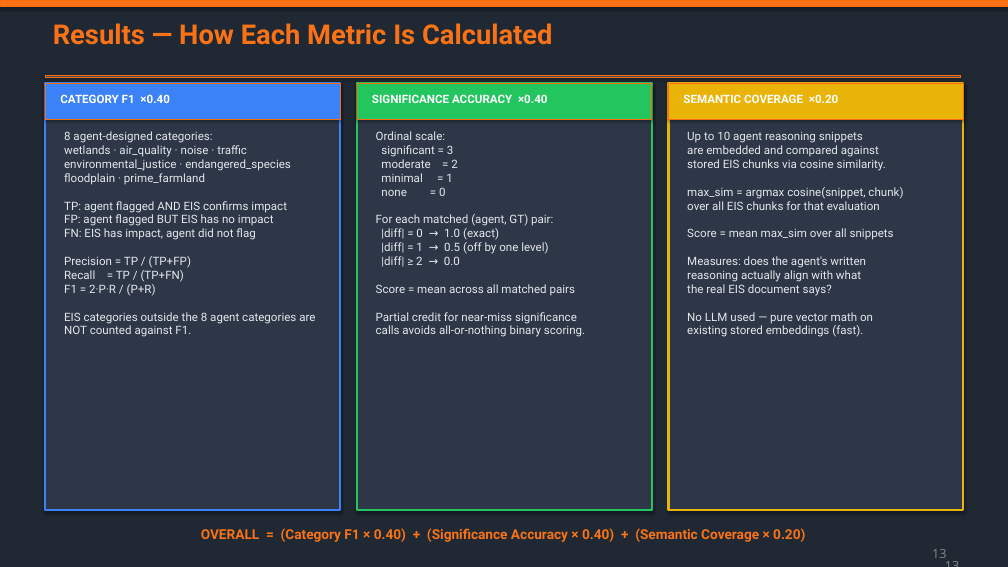
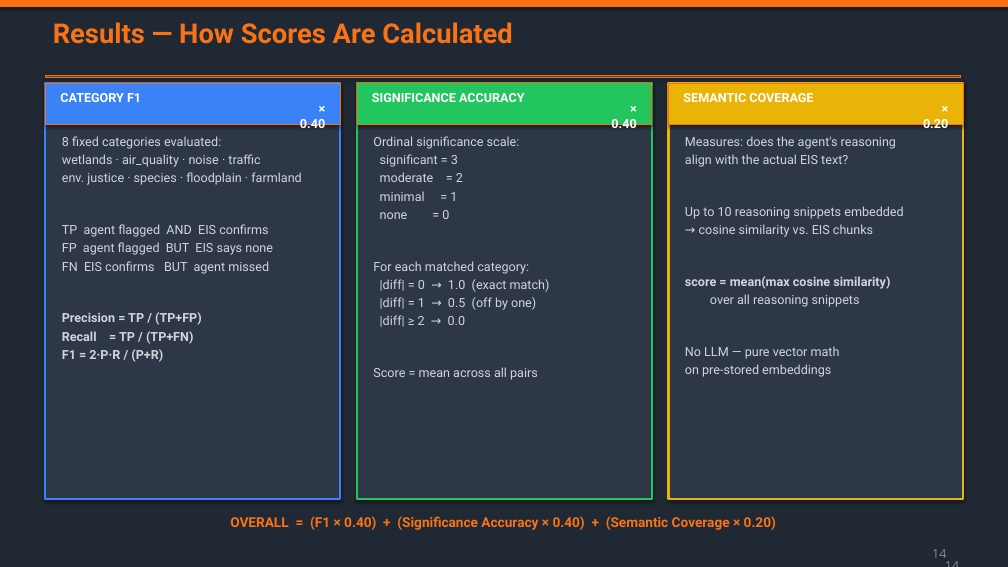
Before and after one commit to sandjman56/hackathon, a slide deck: slide 14 of EIA_Agent_System_Presentation.pptx (slide 13 before the commit). Drawn at 1008x567 pixels with LibreOffice and Linux fonts; fonts in the diff are those of the drawing. Boxes give left, top, right and bottom in pixels: in the first picture for what was removed or moved away, otherwise in the second. Text is boxed around its words. In the diff, an @@ line names an element or a change of style, - is before the commit and + after.

```diff
--- a/EIA_Agent_System_Presentation.pptx
+++ b/EIA_Agent_System_Presentation.pptx
@@ text at (53,22,512,44): text changed @@
-Results — How Each Metric Is Calculated
+Results — How Scores Are Calculated
@@ rectangle: place and size @@
-rectangle at (45,83,340,119)
+rectangle at (45,83,340,125)
@@ rectangle: place and size @@
-rectangle at (45,83,340,510)
+rectangle at (45,83,340,499)
@@ rectangle: place and size @@
-rectangle at (357,83,652,119)
+rectangle at (357,83,652,125)
@@ rectangle: place and size @@
-rectangle at (357,83,652,510)
+rectangle at (357,83,652,499)
@@ rectangle: place and size @@
-rectangle at (668,83,963,119)
+rectangle at (668,83,963,125)
@@ rectangle: place and size @@
-rectangle at (668,83,963,510)
+rectangle at (668,83,963,499)
@@ text at (60,93,141,102): text changed; size 11 to 12 pt @@
-CATEGORY F1 ×0.40
+CATEGORY F1
@@ text added at (300,119,325,132), 12 pt, text #FFFFFF, bold @@
+× 0.40
@@ text at (372,93,525,102): text changed; size 11 to 12 pt @@
-SIGNIFICANCE ACCURACY ×0.40
+SIGNIFICANCE ACCURACY
@@ text added at (611,119,636,132), 12 pt, text #FFFFFF, bold @@
+× 0.40
@@ text at (683,93,813,102): text changed; size 11 to 12 pt @@
-SEMANTIC COVERAGE ×0.20
+SEMANTIC COVERAGE
@@ text added at (923,116,948,132), 12 pt, text #FFFFFF, bold @@
+× 0.20
@@ text at (62,136,301,362): text changed; size 11 to 12 pt; text colour #E5E7EB to #D1D5DB @@
-8 agent-designed categories:
-wetlands · air_quality · noise · traffic
-environmental_justice · endangered_species
-floodplain · prime_farmland
-TP: agent flagged AND EIS confirms impact
-FP: agent flagged BUT EIS has no impact
-FN: EIS has impact, agent did not flag
-Precision = TP / (TP+FP)
-Recall = TP / (TP+FN)
-F1 = 2·P·R / (P+R)
-EIS categories outside the 8 agent categories are NOT counted against F1.
+8 fixed categories evaluated:
+wetlands · air_quality · noise · traffic
+env. justice · species · floodplain · farmland
+TP agent flagged AND EIS confirms
+FP agent flagged BUT EIS says none
+FN EIS confirms BUT agent missed
+Precision = TP / (TP+FP)
+Recall = TP / (TP+FN)
+F1 = 2·P·R / (P+R)
@@ text at (373,136,550,380): text changed; size 11 to 12 pt; text colour #E5E7EB to #D1D5DB @@
-Ordinal scale:
-significant = 3
-moderate = 2
-minimal = 1
-none = 0
-For each matched (agent, GT) pair:
-|diff| = 0 → 1.0 (exact)
-|diff| = 1 → 0.5 (off by one level)
-|diff| ≥ 2 → 0.0
-Score = mean across all matched pairs
-Partial credit for near-miss significance
-calls avoids all-or-nothing binary scoring.
+Ordinal significance scale:
+significant = 3
+moderate = 2
+minimal = 1
+none = 0
+For each matched category:
+|diff| = 0 → 1.0 (exact match)
+|diff| = 1 → 0.5 (off by one)
+|diff| ≥ 2 → 0.0
+Score = mean across all pairs
@@ text at (685,136,903,377): text changed; size 11 to 12 pt; text colour #E5E7EB to #D1D5DB @@
-Up to 10 agent reasoning snippets
-are embedded and compared against
-stored EIS chunks via cosine similarity.
-max_sim = argmax cosine(snippet, chunk)
-over all EIS chunks for that evaluation
-Score = mean max_sim over all snippets
-Measures: does the agent's written
-reasoning actually align with what
-the real EIS document says?
-No LLM used — pure vector math on
-existing stored embeddings (fast).
+Measures: does the agent's reasoning
+align with the actual EIS text?
+Up to 10 reasoning snippets embedded
+→ cosine similarity vs. EIS chunks
+score = mean(max cosine similarity)
+over all reasoning snippets
+No LLM — pure vector math
+on pre-stored embeddings
@@ text at (230,516,776,530): text changed @@
-OVERALL = (Category F1 × 0.40) + (Significance Accuracy × 0.40) + (Semantic Coverage × 0.20)
+OVERALL = (F1 × 0.40) + (Significance Accuracy × 0.40) + (Semantic Coverage × 0.20)
@@ page number at (932,549,946,558): text changed @@
-13
+14
@@ page number at (941,554,964,567): text changed @@
-13
+14
```
Also in this commit, not shown: 11 other slides changed, 4 slides added, 3 slides removed, 1 other file.
